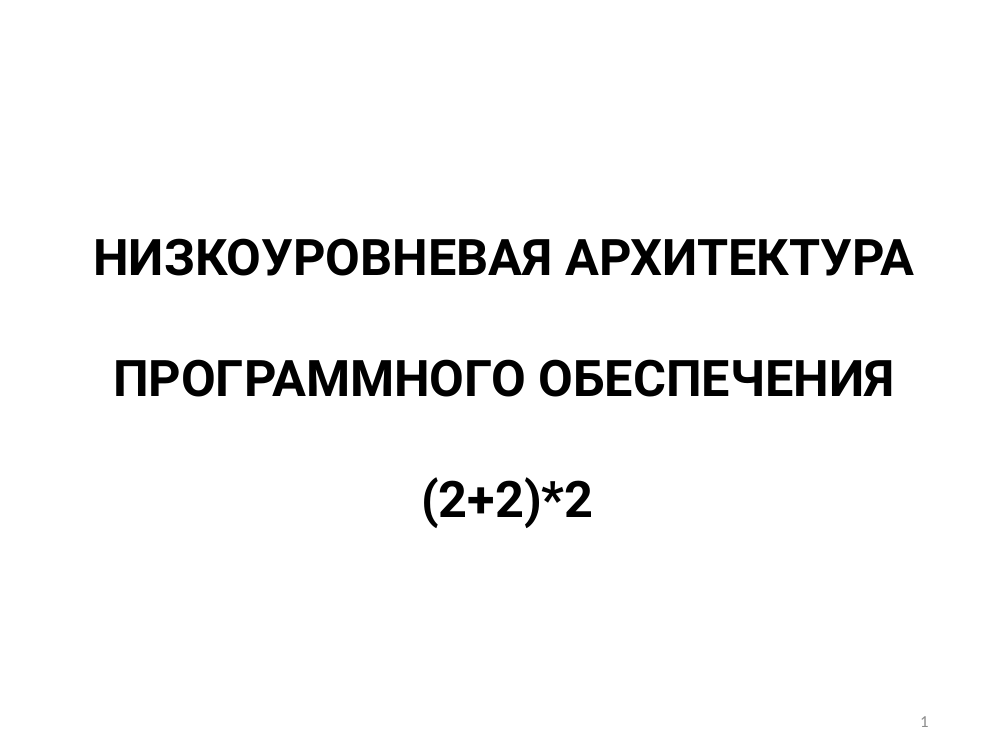
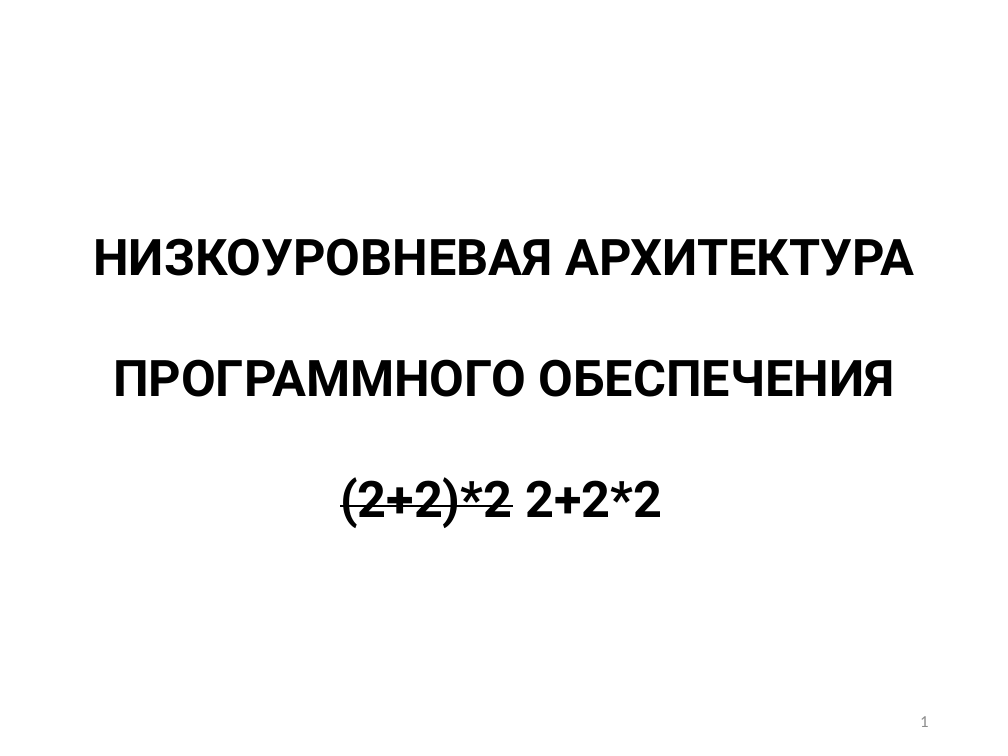
Before and after one commit to mai-304-labs/m3o-10b-21-lld, a slide deck: slide 1 of lecture_slides/LLD_6.pptx. Drawn at 1008x756 pixels with LibreOffice and Linux fonts; fonts in the diff are those of the drawing. Boxes give left, top, right and bottom in pixels: in the first picture for what was removed or moved away, otherwise in the second. Text is boxed around its words. In the diff, an @@ line names an element or a change of style, - is before the commit and + after.

```diff
--- a/lecture_slides/LLD_6.pptx
+++ b/lecture_slides/LLD_6.pptx
@@ text at <box>340,477,662,528</box>: text changed @@
-(2+2)*2
+(2+2)*2 2+2*2
```
